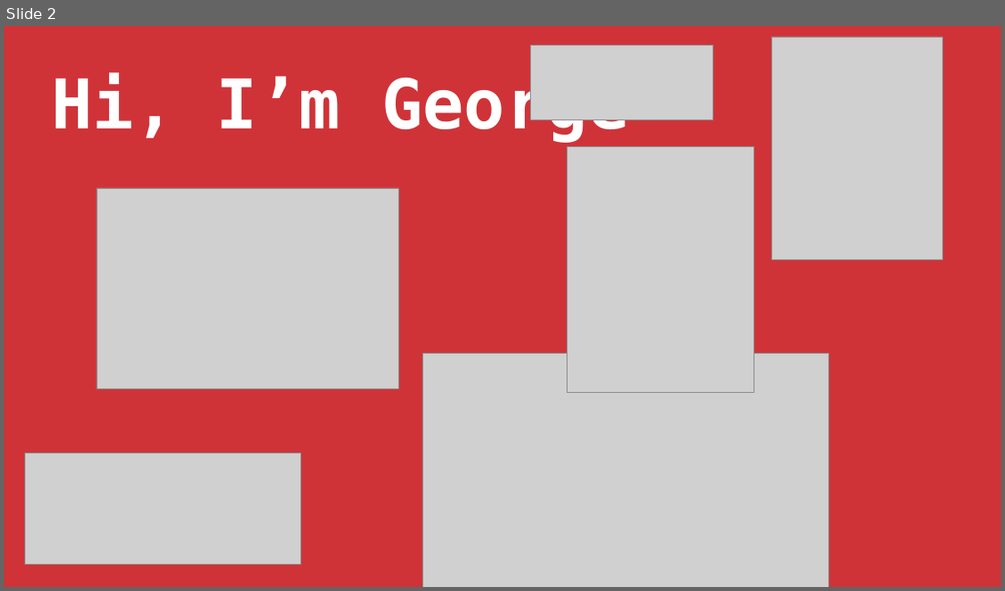
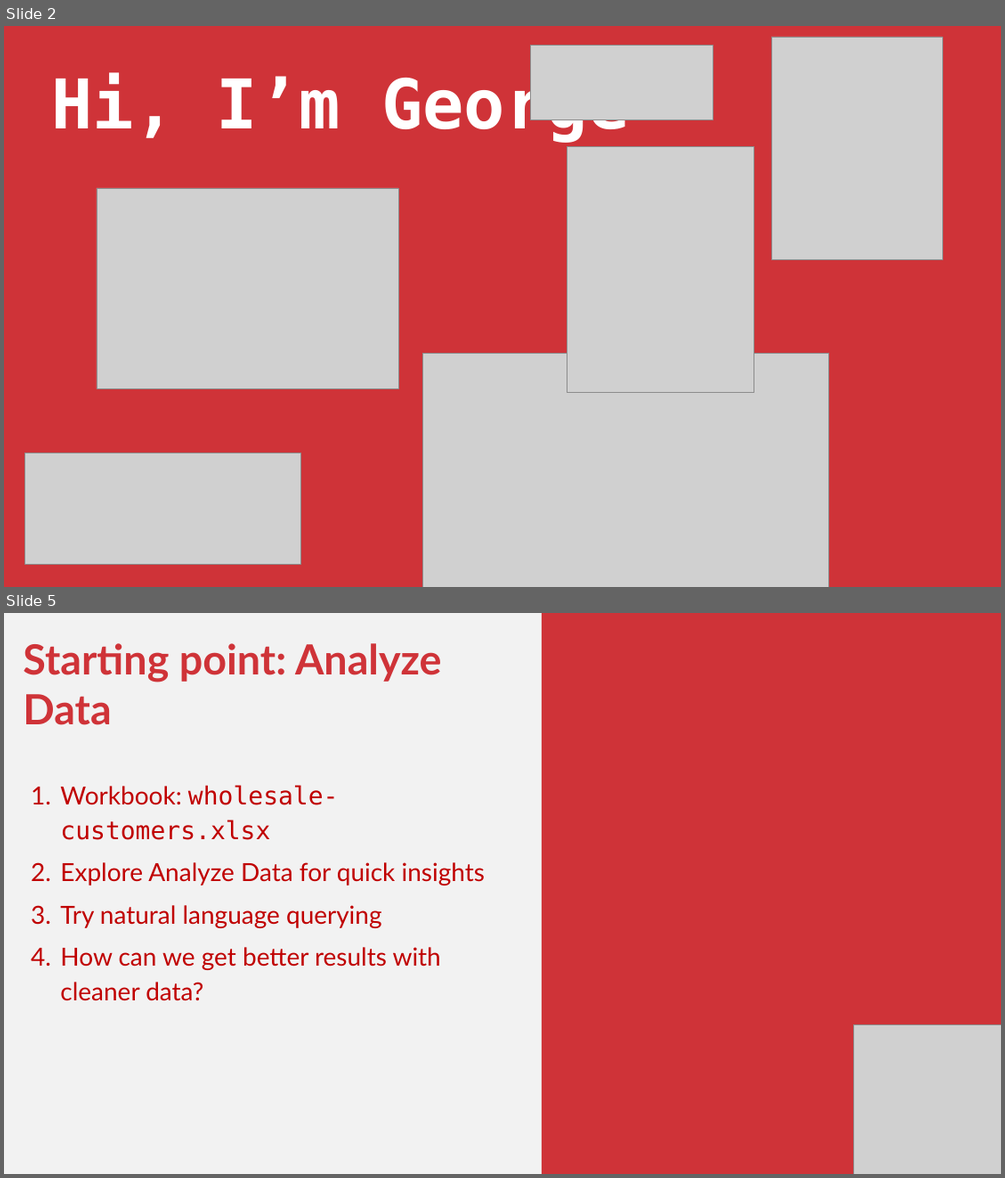
Before and after one commit to stringfestdata/profitable-ai-copilot-excel, a slide deck: intro-copilot-excel-stringfest.pptx. Shown one above the other, each under a label of ours: slide 2 before the commit, slides 2 and 5 after it; the slides between them are not shown. The pictures are 1005x591 and 1005x1178 pixels, drawn with LibreOffice and Linux fonts; fonts in the diff are those of the drawing; grey boxes stand for pictures. Boxes give left, top, right and bottom in pixels: in the first picture for what was removed or moved away, otherwise in the second. Text is boxed around its words. In the diff, an @@ line names an element or a change of style, - is before the commit and + after.

```diff
--- a/intro-copilot-excel-stringfest.pptx
+++ b/intro-copilot-excel-stringfest.pptx
@@ slide 5 added at [4, 613, 1001, 1174], background #F2F2F2 @@
@@ rectangle added at [542, 613, 1001, 1174], fill #CF3338 @@
@@ text added at [23, 643, 485, 1001], 36 pt, text #C00000 @@
+Starting point: Analyze Data
+1. Workbook: wholesale-customers.xlsx
+2. Explore Analyze Data for quick insights
+3. Try natural language querying
+4. How can we get better results with cleaner data?
@@ picture added at [853, 1024, 1001, 1174] @@
```
Also in this commit, not shown: 1 slide changed, 5 other slides added, 3 slides removed, 1 other file.
